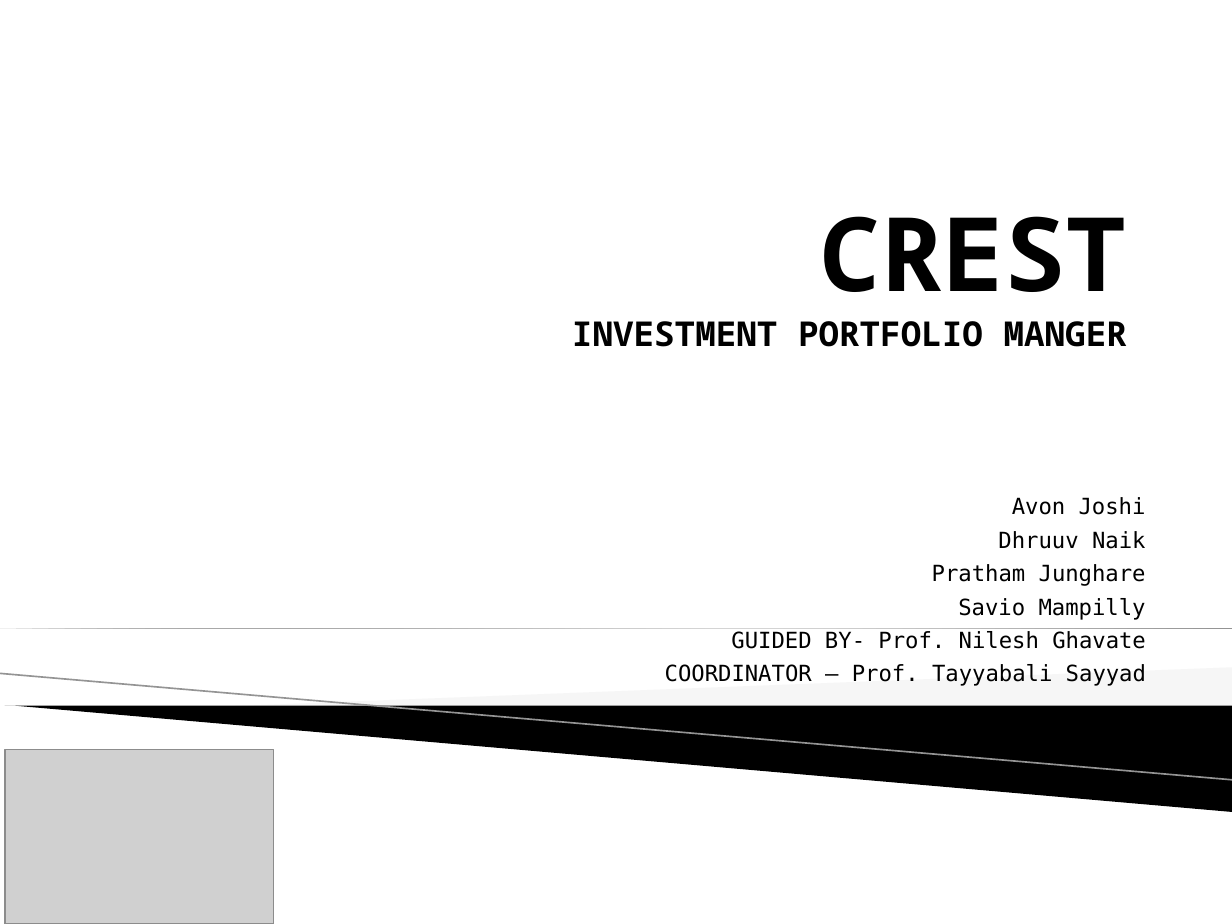
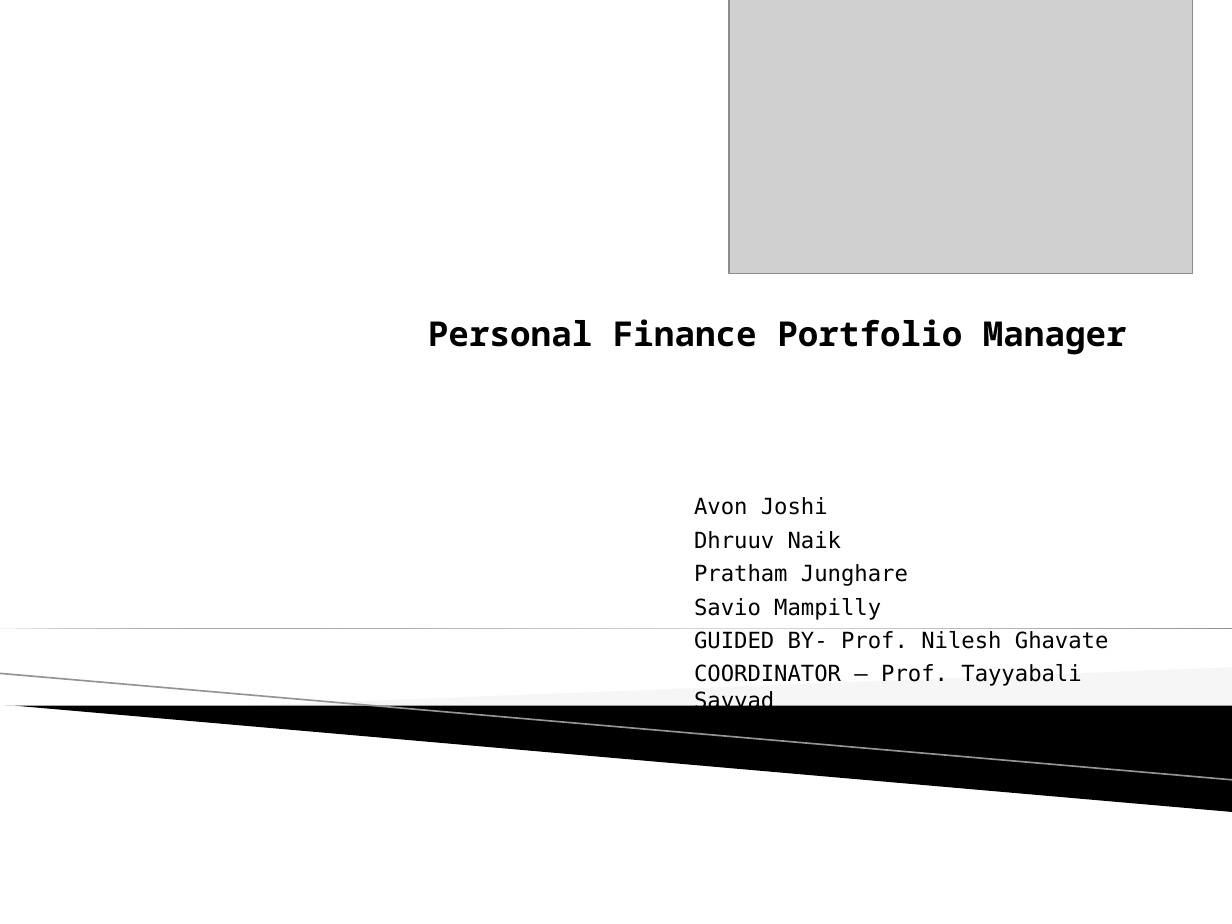
Before and after one commit to 321dhruuv0037/Java_mini_project, a slide deck: slide 1 of CRESTfinal.pptx. Drawn at 1232x924 pixels with LibreOffice and Linux fonts; fonts in the diff are those of the drawing; grey boxes stand for pictures; background and template pictures are left out. Boxes give left, top, right and bottom in pixels: in the first picture for what was removed or moved away, otherwise in the second. Text is boxed around its words. In the diff, an @@ line names an element or a change of style, - is before the commit and + after.

```diff
--- a/CRESTfinal.pptx
+++ b/CRESTfinal.pptx
@@ picture resized from (x1=5, y1=749, x2=274, y2=924) to (x1=729, y1=0, x2=1194, y2=274) @@
@@ title at (x1=428, y1=319, x2=1127, y2=355): text changed @@
-CREST
-INVESTMENT PORTFOLIO MANGER
+Personal Finance Portfolio Manager
@@ subtitle "Avon Joshi" moved from (x1=665, y1=497, x2=1146, y2=686) to (x1=694, y1=497, x2=1109, y2=686) @@
@@ subtitle "Avon Joshi" at (x1=694, y1=497, x2=1109, y2=686): alignment right to left @@
```
Also in this commit, not shown: 6 other slides changed, 2 slides added, 4 other files.
